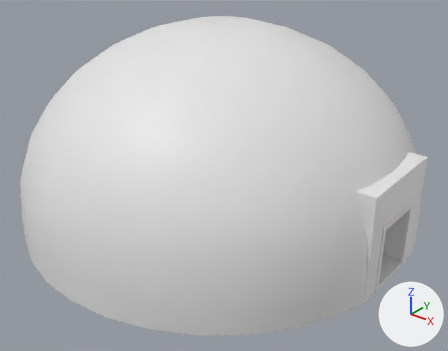
One commit to the FBX model Assets/Models/SM_16x16-dome.fbx: the scene before it, then after it.
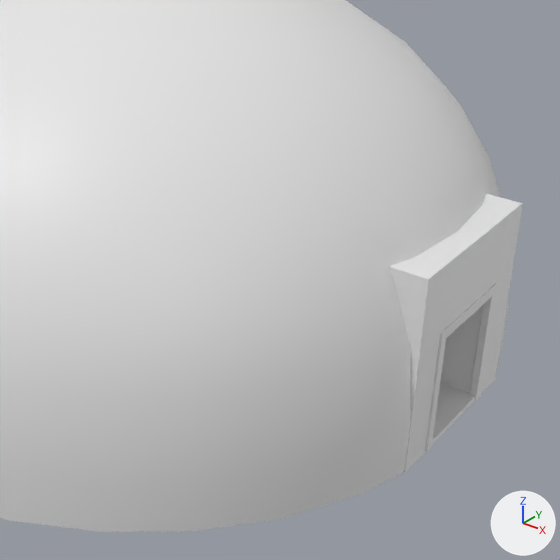
Each version appears first whole from a 50 mm camera at (21.74, -16.23, 13.02) aimed at (7.66, 1.37, 2.11), and next in a close-up on the part from 32% to 100% of the width and 13% to 100% of the height. The lights are fixed; the arrows at lower right show +X, +Y and +Z. Materials are left out; every surface is plain grey. Where no turn or scale is listed for an object, it has been applied to the vertices. Vertices at the same position are counted once.

In view in the first close-up: 'SM_16x16-dome'.
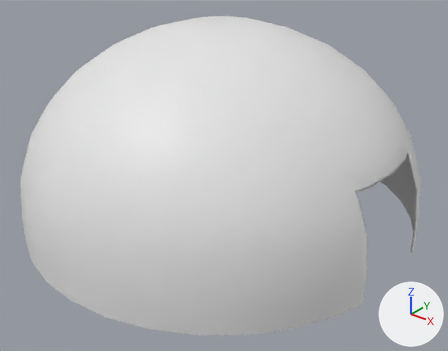
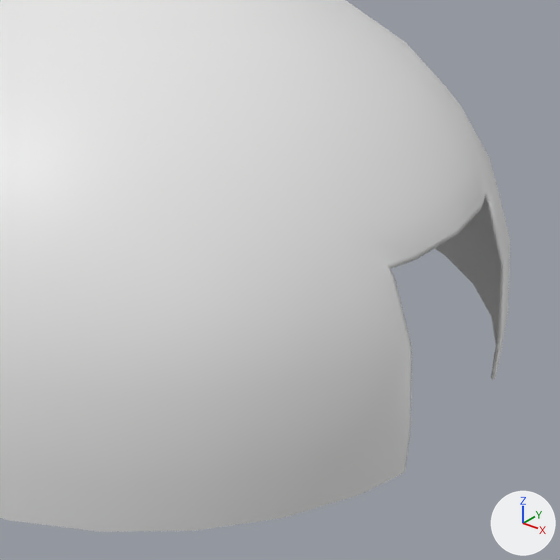
Pixel boxes [x1, y1, x2, y2] of what changed, in the close-ups (560 x 560 px; the box of a moved part takes in the faces that stretch with it):
'SM_16x16-dome', reshaped
    before: [0, 0, 523, 532]
    after: [0, 0, 510, 532]
part 1 of me_cube_114, deleted
    before: [426, 283, 497, 452]
part 2 of me_cube_114, deleted
    before: [389, 194, 523, 472]
part 3 of me_cube_114, moved or reshaped
    before: [0, 314, 508, 532]
    after: [0, 198, 508, 532]

Edits to the bpy script that builds the scene:
```text
Change me_cube_114:
    used by ob_sm_16x16_dome; location = (0.0, 0.0, 0.0)
    remove me_cube_114.from_pydata(...)  # 966 vertices, 920 faces; spans x -0.8..14.8, y -6.1..10.1, z 0.0..8.0
    add me_cube_114.from_pydata(...)  # 834 vertices, 830 faces; spans x -0.8..14.8, y -6.1..10.1, z 0.0..8.0
    me_cube_114 part 1: the loose piece of 80 vertices spanning x 14.7..14.8, y 0.8..3.2, z 0.0..2.6 is deleted
    me_cube_114 part 2: the loose piece of 22 vertices spanning x 14.0..14.8, y 0.0..4.0, z 0.0..4.0 is deleted
    me_cube_114 part 3
    101 vertices are removed from x -0.8..14.8, y -6.1..10.1, z 0.0..4.0
    150 faces are deleted
    2 vertices move within x 1.3..12.7, y -3.7, z 0.0
    3 vertices are added at (14.8, 0.1, 1.0), (14.8, 0.1, 0.0), (14.8, 3.9, 0.0)
    101 new faces join them
```
